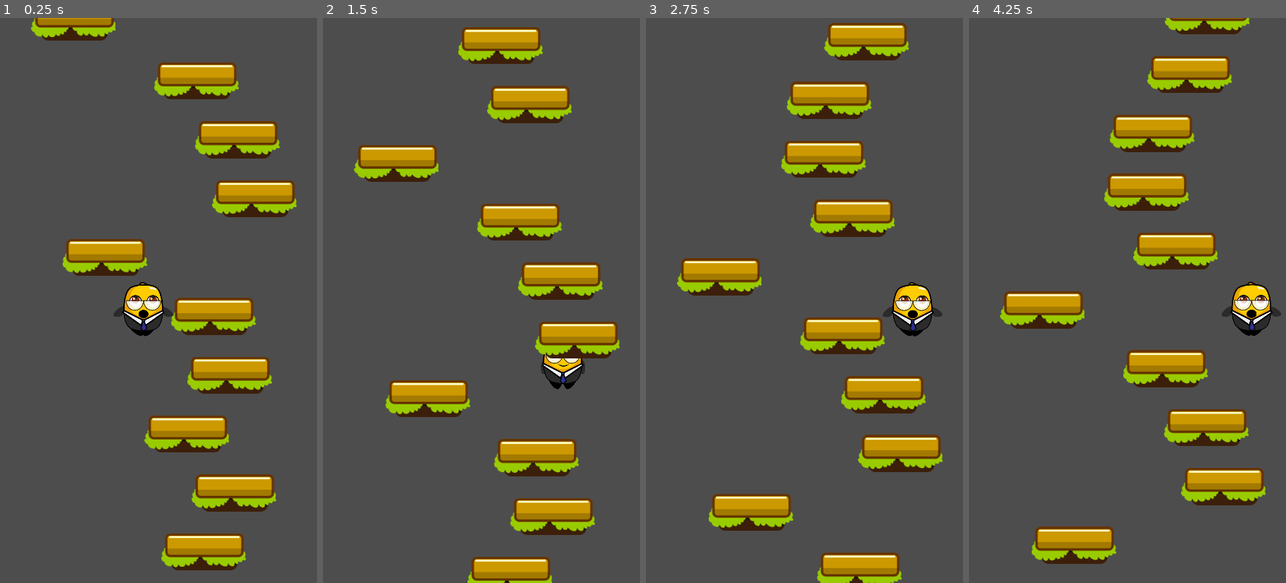
Above: before the commit, frames 1-4 (left to right).
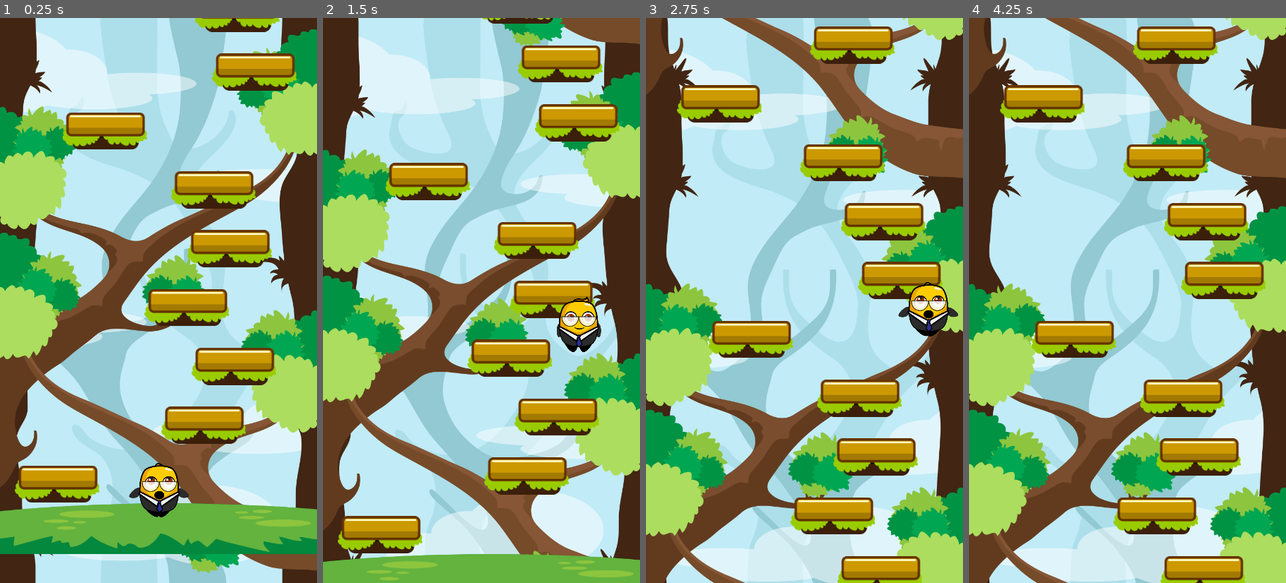
Above: after the commit, the same moments.

Repository: VampireSqu1d/jumper_jam
Game: Godot game, scene res://scenes/Game.tscn
Same seed, same stepped clock (60 frames per second), same inputs: the game is played once before the commit and once after it.
Inputs:
- Up to frame 1 (0.25 s): no input
- Up to frame 2 (1.5 s): hold D (move_right) 0.53-1.28 s; hold A (move_left) from 1.28 s (still down)
- Up to frame 3 (2.75 s): release A (move_left) at 2.03 s; hold D (move_right) from 2.03 s (still down)
- Up to frame 4 (4.25 s): release D (move_right) at 3.53 s; hold A (move_left) from 3.53 s (still down)

The runs differ from the first frame. In frame 1, 100% of the frame differs, in the area x 0-100%, y 0-100%; in frame 2, 100%; in frame 3, 97%; in frame 4, 100%.

Commit message:
added parallax background with dynamic sizing

Diff:
--- a/scenes/Game.tscn
+++ b/scenes/Game.tscn
@@ -1,18 +1,52 @@
-[gd_scene load_steps=4 format=3 uid="uid://c4gwkgt3baqx2"]
+[gd_scene load_steps=7 format=3 uid="uid://c4gwkgt3baqx2"]
 
 [ext_resource type="Script" path="res://scripts/Game.gd" id="1_abqot"]
-[ext_resource type="PackedScene" uid="uid://b3i7665neq53y" path="res://scenes/player.tscn" id="2_8jg85"]
 [ext_resource type="PackedScene" uid="uid://b8mhp1v4btnv1" path="res://scenes/level_generator.tscn" id="3_7br67"]
+[ext_resource type="Texture2D" uid="uid://os22hxdvts0n" path="res://assets/textures/bg/Ground.png" id="3_iadem"]
+[ext_resource type="Texture2D" uid="uid://q6qat31i8gte" path="res://assets/textures/bg/Layer1.png" id="4_6uf0o"]
+[ext_resource type="Texture2D" uid="uid://l6jo4tbrx5x1" path="res://assets/textures/bg/Layer2.png" id="5_77raw"]
+[ext_resource type="Texture2D" uid="uid://cdf5fg2rtkwab" path="res://assets/textures/bg/Layer3.png" id="6_8eu2t"]
 
 [node name="Game" type="Node2D"]
 script = ExtResource("1_abqot")
-
-[node name="Player" parent="." instance=ExtResource("2_8jg85")]
-unique_name_in_owner = true
-position = Vector2(243, 478)
-stop_delay = 15
 
 [node name="PlatformContainer" type="Node2D" parent="."]
 unique_name_in_owner = true
 
 [node name="LevelGenerator" parent="." instance=ExtResource("3_7br67")]
+
+[node name="GroundSprite2D" type="Sprite2D" parent="."]
+position = Vector2(272, 866)
+scale = Vector2(1, 0.7)
+texture = ExtResource("3_iadem")
+offset = Vector2(0, 61)
+
+[node name="ParallaxBackground" type="Node2D" parent="."]
+z_index = -100
+
+[node name="ParallaxLayer" type="Parallax2D" parent="ParallaxBackground"]
+scroll_scale = Vector2(0.1, 0.1)
+repeat_size = Vector2(0, 1935)
+
+[node name="Sprite2D" type="Sprite2D" parent="ParallaxBackground/ParallaxLayer"]
+scale = Vector2(0.875, 0.875)
+texture = ExtResource("4_6uf0o")
+centered = false
+
+[node name="ParallaxLayer2" type="Parallax2D" parent="ParallaxBackground"]
+scroll_scale = Vector2(0.5, 0.5)
+repeat_size = Vector2(0, 1935)
+
+[node name="Sprite2D" type="Sprite2D" parent="ParallaxBackground/ParallaxLayer2"]
+scale = Vector2(0.875, 0.875)
+texture = ExtResource("5_77raw")
+centered = false
+
+[node name="ParallaxLayer3" type="Parallax2D" parent="ParallaxBackground"]
+scroll_scale = Vector2(0.85, 0.85)
+repeat_size = Vector2(0, 1935)
+
+[node name="Sprite2D" type="Sprite2D" parent="ParallaxBackground/ParallaxLayer3"]
+scale = Vector2(0.875, 0.875)
+texture = ExtResource("6_8eu2t")
+centered = false
--- a/scripts/Game.gd
+++ b/scripts/Game.gd
@@ -1,21 +1,50 @@
 extends Node2D
 
+@export var player_spawn_pos_y_offset = 135
+@onready var ground_sprite_2d: Sprite2D = $GroundSprite2D
+@onready var level_generator: Node2D = $LevelGenerator
+@onready var parallax_layer: Parallax2D = $ParallaxBackground/ParallaxLayer
+@onready var parallax_layer_2: Parallax2D = $ParallaxBackground/ParallaxLayer2
+@onready var parallax_layer_3: Parallax2D = $ParallaxBackground/ParallaxLayer3
+
 var camera_scene:  = preload("res://scenes/game_camera.tscn")
-
 var game_camera: GameCamera = null
 
-@onready var level_generator: Node2D = $LevelGenerator
-@onready var player: Player = %Player
+var player_scene: = preload("res://scenes/player.tscn")
+var player: Player  = null
+var player_spawn_pos: Vector2
+
+var viewport_size: Vector2
 
 func _ready() -> void:
-	game_camera = camera_scene.instantiate()
-	game_camera.call_deferred("set_up_camera", player)#.set_up_camera($Player)
-	call_deferred("add_child", game_camera)
+	viewport_size = get_viewport_rect().size
 
-	if player:
-		level_generator.setup(player)
+	player_spawn_pos.x = viewport_size.x * 0.5
+	player_spawn_pos.y = viewport_size.y - player_spawn_pos_y_offset
+
+	ground_sprite_2d.global_position.x = viewport_size.x * 0.5
+	ground_sprite_2d.global_position.y = viewport_size.y - player_spawn_pos_y_offset
+
+	setup_parallax_layer(parallax_layer)
+	setup_parallax_layer(parallax_layer_2)
+	setup_parallax_layer(parallax_layer_3)
+
+	new_game()
 
 
+func get_parallax_sprite_scale(sprite: Sprite2D) -> Vector2:
+	var parallax_texture = sprite.get_texture()
+	var parallax_scale = viewport_size.x / parallax_texture.get_width()
+
+	return Vector2(parallax_scale, parallax_scale)
+
+
+func setup_parallax_layer(layer: Parallax2D):
+	var sprite = layer.find_child("Sprite2D")
+	if sprite:
+		sprite.scale = get_parallax_sprite_scale(sprite)
+		var my = sprite.scale.y * sprite.get_texture().get_height()
+		layer.repeat_size.y = my
 
 
 func _process(_delta: float) -> void:
@@ -23,3 +52,16 @@
 		get_tree().quit(0)
 	if Input.is_action_just_pressed("reset"):
 		get_tree().call_deferred("reload_current_scene")
+
+
+func new_game():
+	player = player_scene.instantiate()
+	player.global_position = player_spawn_pos
+	call_deferred("add_child", player)
+
+	game_camera = camera_scene.instantiate()
+	game_camera.call_deferred("set_up_camera", player)#.set_up_camera($Player)
+	call_deferred("add_child", game_camera)
+
+	if player:
+		level_generator.setup(player)
--- a/scripts/game_camera.gd
+++ b/scripts/game_camera.gd
@@ -3,6 +3,7 @@
 
 @onready var destroyer: Area2D = %Destroyer
 @onready var collision_shape_2d: CollisionShape2D = $Destroyer/CollisionShape2D
+
 
 
 var player: Player = null
@@ -12,9 +13,9 @@
 	viewport_size = get_viewport_rect().size
 	global_position.x = viewport_size.x * 0.5
 
-	limit_bottom = viewport_size.y
+	limit_bottom = int(viewport_size.y)
 	limit_left = 0
-	limit_right = viewport_size.x
+	limit_right = int(viewport_size.x)
 
 	destroyer.position.y = viewport_size.y
 
@@ -29,14 +30,13 @@
 	if player:
 		var limit_distance: = 420.0
 		if limit_bottom > player.global_position.y + limit_distance:
-			limit_bottom = player.global_position.y + limit_distance
+			limit_bottom = int(player.global_position.y + limit_distance)
 
 
 	var overlaping_areas = destroyer.get_overlapping_areas()
 	if overlaping_areas.size() > 0:
 		for area in overlaping_areas:
 			if area is Platform:
-				print(area.name)
 				area.call_deferred("queue_free")
 
 func _physics_process(_delta: float) -> void:
